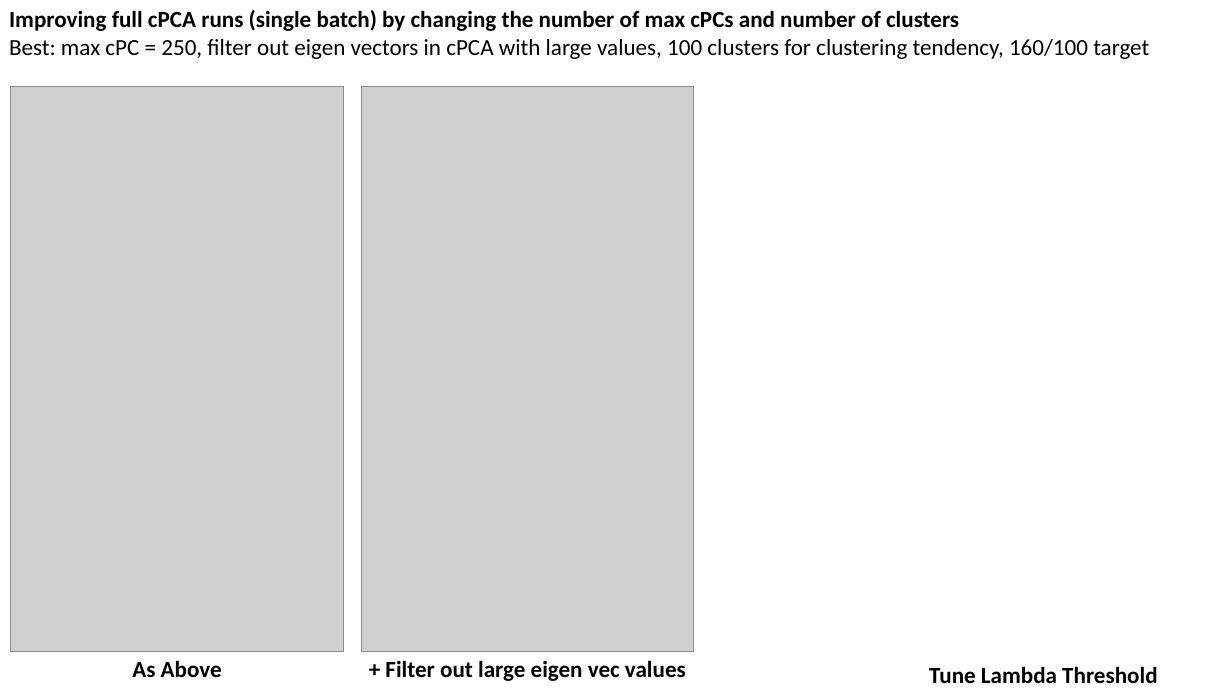
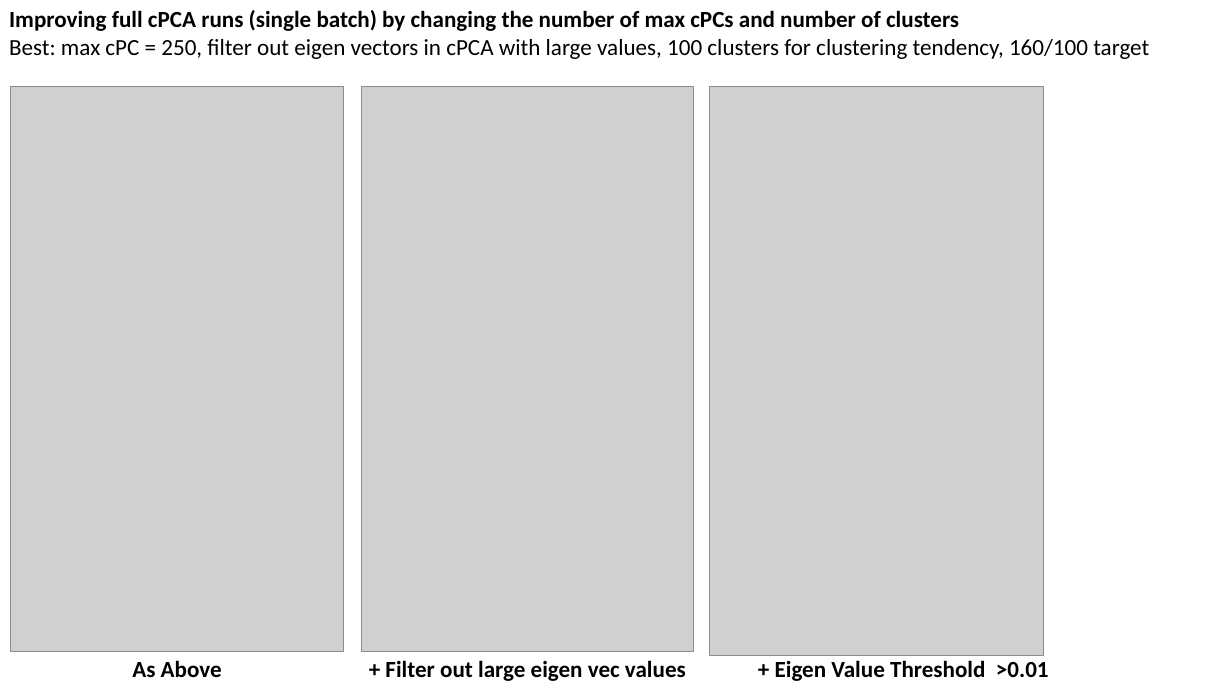
Before and after one commit to zhaohanxiong/OxfordCVM, a slide deck: slide 18 of job_results.pptx. Drawn at 1232x693 pixels with LibreOffice and Linux fonts; fonts in the diff are those of the drawing; grey boxes stand for pictures. Boxes give left, top, right and bottom in pixels: in the first picture for what was removed or moved away, otherwise in the second. Text is boxed around its words. In the diff, an @@ line names an element or a change of style, - is before the commit and + after.

Commit message:
added ppt

```diff
--- a/job_results.pptx
+++ b/job_results.pptx
@@ picture added at [710,87,1044,656] @@
@@ text at [775,660,1049,681]: text changed @@
-Tune Lambda Threshold
++ Eigen Value Threshold >0.01
```
Also in this commit, not shown: 1 slide added.
